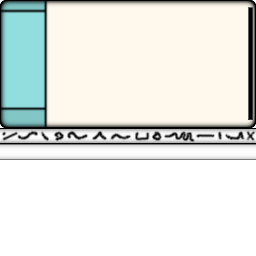
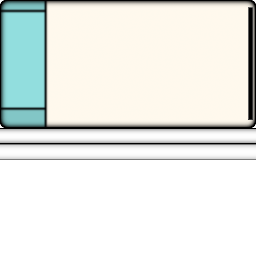
Two versions of the same layered image (256×256). Layer-by-layer changes:
hid "Layer #10" over box(1, 130, 256, 143)
